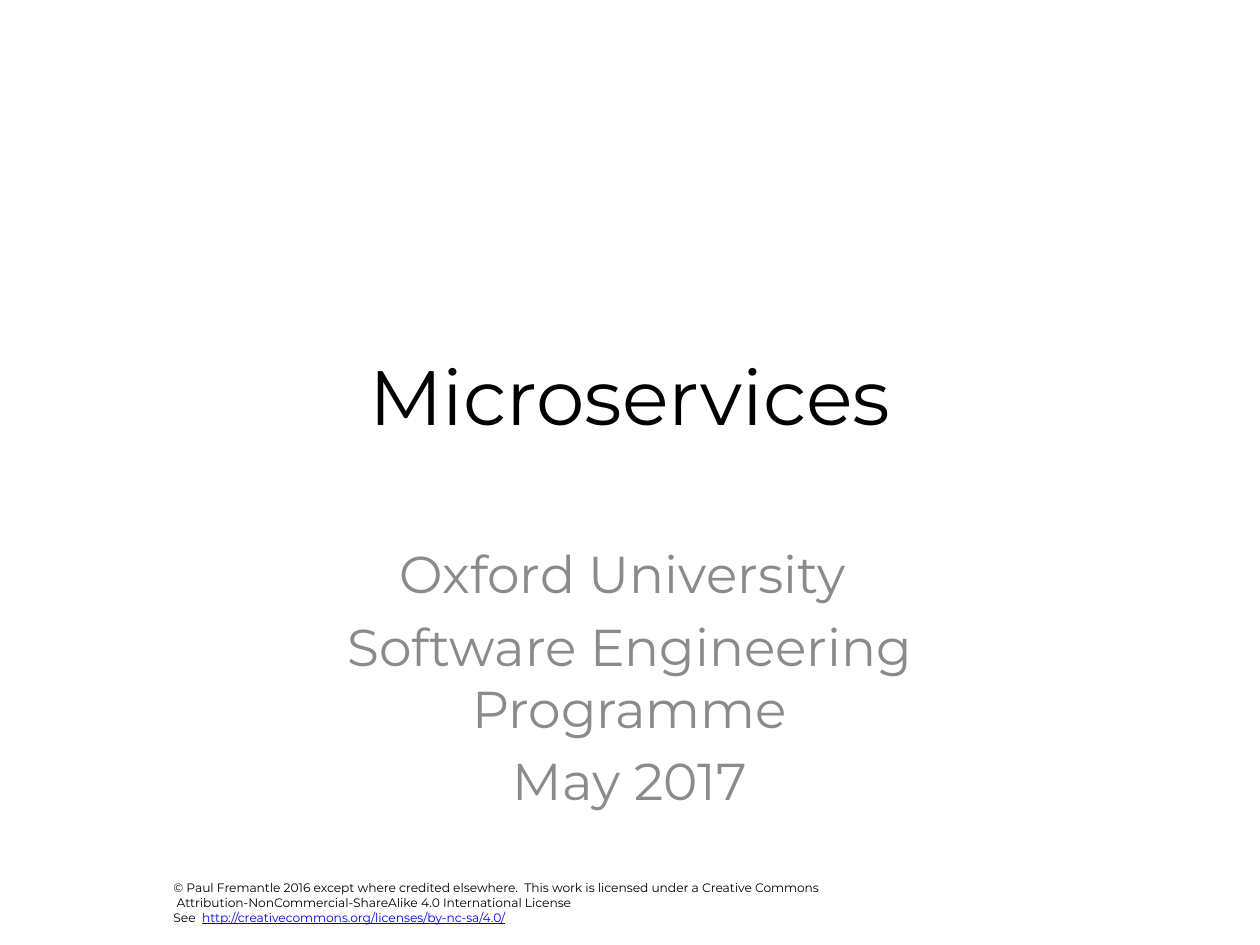
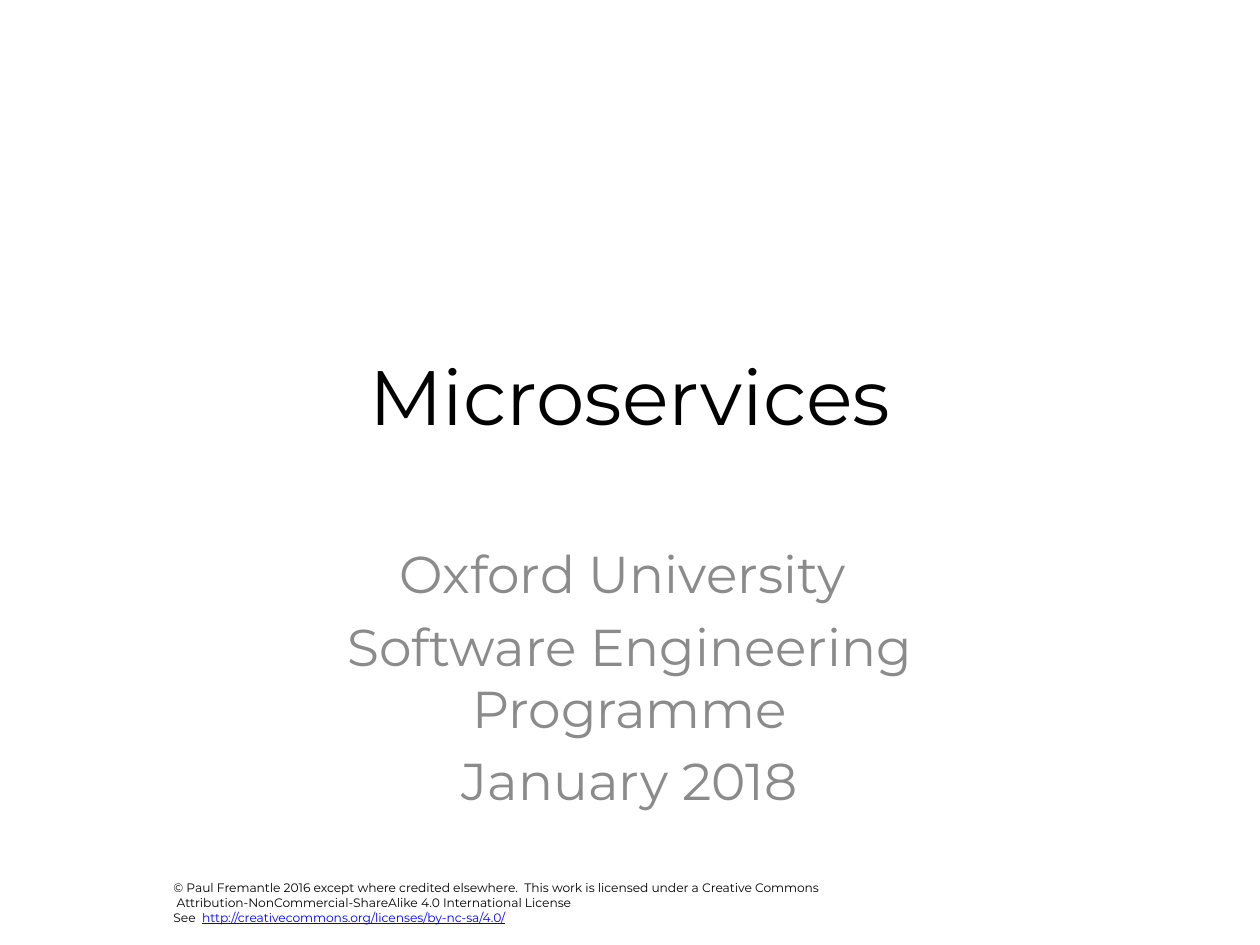
Before and after one commit to pzfreo/ox-soa, a slide deck: slide 1 of presentation-source/08-Microservices.pptx. Drawn at 1260x945 pixels with LibreOffice and Linux fonts; fonts in the diff are those of the drawing; background and template pictures are left out. Boxes give left, top, right and bottom in pixels: in the first picture for what was removed or moved away, otherwise in the second. Text is boxed around its words. In the diff, an @@ line names an element or a change of style, - is before the commit and + after.

```diff
--- a/presentation-source/08-Microservices.pptx
+++ b/presentation-source/08-Microservices.pptx
@@ subtitle at (462,763,797,810): text changed @@
-May 2017
+January 2018
```
Also in this commit, not shown: 5 slides added, 6 other files.
